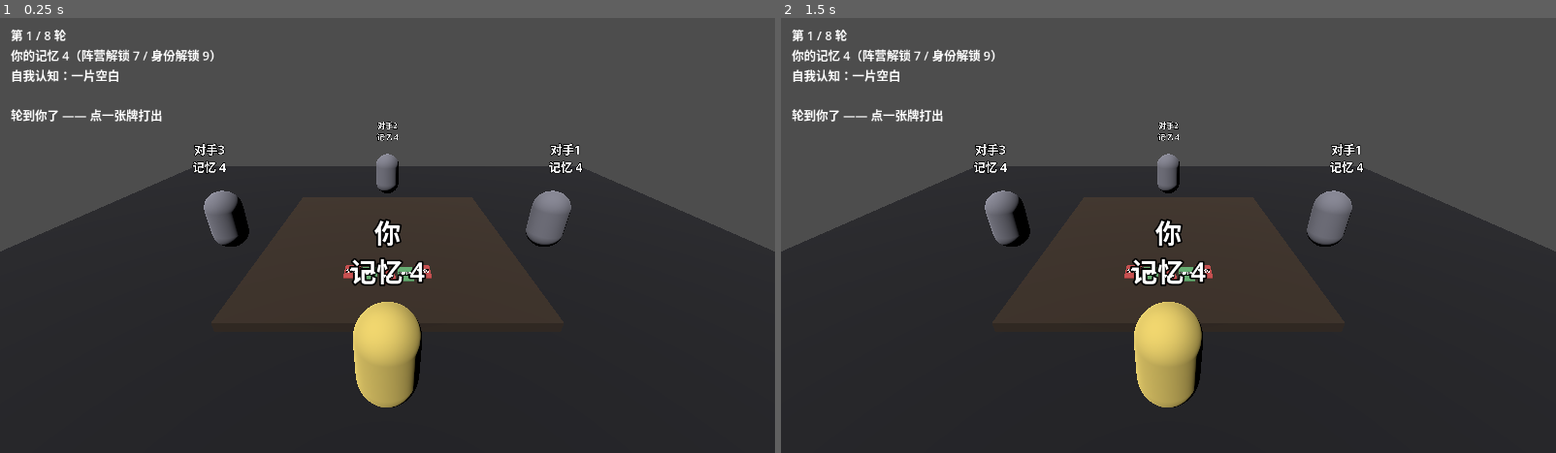
Above: before the commit, frames 1-2 (left to right).
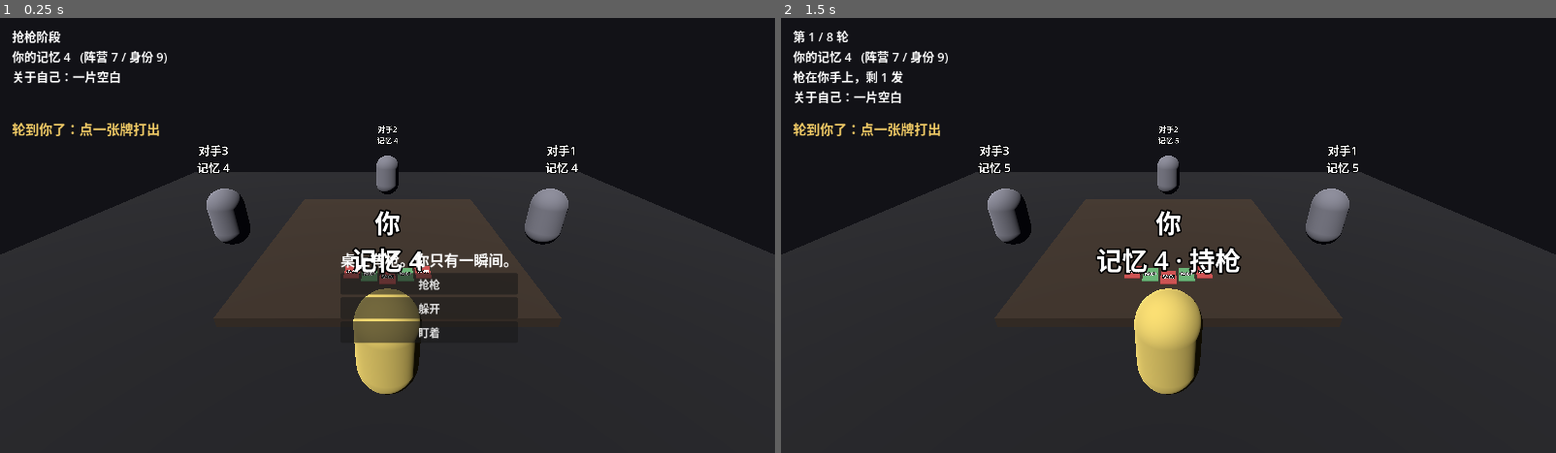
Above: after the commit, the same moments.

Repository: BikiniBottomBall/Missing_Dogs
Game: Godot game, scene res://main.tscn
Two runs of this game, one before a commit and one after it. Both use one fixed random seed, a clock stepped at 60 frames per second and the inputs below.
Inputs (mouse positions are in pixels of both pictures, inside the frame that each line leads up to):
- Up to frame 1 (0.25 s): no input
- Up to frame 2 (1.5 s): click (1207, 283) at 0.5 s, where only the run after the commit has a clickable "抢枪"; tap Enter at 1.25 s; move the mouse to (1339, 213) at 1.27 s; click (1339, 213) at 1.42 s

The runs differ from the first frame. In frame 1, 43% of the frame differs, in the area x 0-100%, y 0-90%; in frame 2, 42%.

Commit message:
牌桌 demo：补上抢枪开场、目标选择、开枪
上一版只能"点一张牌就自动挑目标"，玩起来不像在玩。这一版补齐三样：

- 抢枪阶段：四人同时选 抢 / 躲 / 盯。抢的人里随机一个拿枪，躲的人记忆 +1，
  盯的人能看到持枪者一张手牌（存进 peeked，状态栏显示）。
- 目标选择：点一张需要目标的牌后，可攻击的座位变红，再点人确认；
  再点任意一张牌取消。桌面上也放了把那把枪的占位方块。
- 开枪：持枪人从第 2 轮起可以开枪，一局一发。目标直接出局，记忆涌进开枪者（+3），
  开枪者本轮不能再出牌。右下角按钮，点了之后同样走"点人确认"。

规则层相应改动：新增 Phase（GATHER / PLAY / OVER）、gun_holder、bullets、
GUN_FROM_ROUND = 2（数值门槛按验证结论改成了结构条件）、set_gather / shoot。

验证：
  godot --headless --path game -- --auto
  AUTO_RESULT winner=0 rounds=8 guard=28 gun_holder=1 bullets=0
  （抢枪结算过、枪开过一次、8 轮分出胜负）
交互模式跑了 7 秒无脚本错误，停在等待玩家点按钮上。

注意：这台机器没装 Godot 导出模板，所以打包成 exe 这一步现在做不了。

Diff:
--- a/game/ai.gd
+++ b/game/ai.gd
@@ -5,7 +5,34 @@
 # 以后要换人格、换策略，只改这一个文件。
 
 
-## 返回 {"index": 手牌下标, "target": 目标座位}；-1 表示没有可打的牌
+## 抢枪阶段选什么：0 抢 / 1 躲 / 2 盯
+static func choose_gather(rules: MDRules, seat: int) -> int:
+	var mem: int = rules.players[seat]["memory"]
+	var r := rules.rng.randf()
+	if mem <= 4:
+		return MDRules.Gather.DODGE   # 记忆太薄，先自保
+	if r < 0.60:
+		return MDRules.Gather.GRAB
+	if r < 0.85:
+		return MDRules.Gather.WATCH
+	return MDRules.Gather.DODGE
+
+
+## 拿到枪之后要不要开、打谁。返回 -1 表示不开。
+static func choose_shoot(rules: MDRules) -> int:
+	if not rules.can_shoot():
+		return -1
+	var holder: int = rules.gun_holder
+	var best := rules.highest_memory_opponent(holder)
+	if best < 0:
+		return -1
+	# 只打"快要想起自己是谁"的人，或者拖到中盘还没打过
+	if rules.players[best]["memory"] >= MDRules.FACTION_UNLOCK or rules.round_num >= 5:
+		return best
+	return -1
+
+
+## 出牌：返回 {"index": 手牌下标, "target": 目标座位}
 static func choose(rules: MDRules, seat: int) -> Dictionary:
 	var p: Dictionary = rules.players[seat]
 	var hand: Array = p["hand"]
--- a/game/main.gd
+++ b/game/main.gd
@@ -1,13 +1,18 @@
 extends Node3D
 #
-# 第一版 3D 牌桌原型。
+# 3D 牌桌 demo。
 #
-# 刻意做得很丑：桌子是方块，人是胶囊，牌是薄片 + 3D 文字。
-# 这一版要验证的不是画面，而是 **牌桌循环能不能转起来**：
-#   点一张牌 -> 结算 -> 记忆值变化 -> 轮到别人 -> 一轮结束记忆全体 -1 -> 直到分出胜负
+# 刻意做得很丑：桌子是方块，人是胶囊，牌是薄片 + 3D 文字。要验的不是画面，
+# 是"这个循环好不好玩"：
 #
-# 你自己是座位 0。目标座位目前是自动挑的（杀伤/欺骗/调查打记忆最高的人，
-# 共感给记忆最低的人），因为"点牌再点人"的两段式交互留到下一版。
+#   抢枪（抢/躲/盯）-> 出牌或开枪 -> 记忆值变化 -> 一轮结束全体 -1
+#   -> 记忆到 7 知道自己是好是坏，到 9 知道是谁 -> 分出胜负
+#
+# 操作：
+#   抢枪阶段      点屏幕中间的三个按钮
+#   出牌          点一张牌；需要目标时座位会高亮，再点人
+#   开枪          持枪且第 2 轮起，右下角"开枪"按钮，再点人
+#   取消          再点任意一张牌
 #
 # 无头自检：godot --headless --path game -- --auto
 
@@ -20,20 +25,35 @@
 const PLAYER_SEAT := 0
 
 const CAT_COLORS := [
-	Color(0.35, 0.55, 0.85),  # 调查
-	Color(0.40, 0.70, 0.45),  # 掩护
-	Color(0.75, 0.65, 0.35),  # 追忆
-	Color(0.80, 0.45, 0.65),  # 共感
-	Color(0.80, 0.30, 0.30),  # 杀伤
-	Color(0.55, 0.35, 0.75),  # 欺骗
+	Color(0.35, 0.55, 0.85),
+	Color(0.40, 0.70, 0.45),
+	Color(0.75, 0.65, 0.35),
+	Color(0.80, 0.45, 0.65),
+	Color(0.80, 0.30, 0.30),
+	Color(0.55, 0.35, 0.75),
 ]
+const SEAT_IDLE := Color(0.50, 0.50, 0.55)
+const SEAT_SELF := Color(0.90, 0.80, 0.40)
+const SEAT_TARGET := Color(0.95, 0.35, 0.35)
 
 var rules: MDRules
 var hand_root: Node3D
+var seat_areas: Array = []
+var seat_meshes: Array = []
 var seat_labels: Array = []
 var status_label: Label
+var hint_label: Label
+var gather_box: VBoxContainer
+var shoot_button: Button
+
 var busy := false
 var auto_mode := false
+
+# 目标选择状态
+var selecting := false
+var select_mode := "card"  # "card" | "shoot"
+var select_card := -1
+var select_valid: Array = []
 
 
 func _ready() -> void:
@@ -48,7 +68,7 @@
 	if auto_mode:
 		_run_auto()
 	else:
-		_maybe_ai_turn()
+		_after_state_change()
 
 
 # ---------------------------------------------------------------- 场景搭建
@@ -56,16 +76,23 @@
 func _build_room() -> void:
 	var light := DirectionalLight3D.new()
 	light.rotation_degrees = Vector3(-55, -40, 0)
-	light.light_energy = 1.1
+	light.light_energy = 1.2
 	add_child(light)
 
+	var env := WorldEnvironment.new()
+	var e := Environment.new()
+	e.background_mode = Environment.BG_COLOR
+	e.background_color = Color(0.07, 0.07, 0.09)
+	e.ambient_light_color = Color(0.45, 0.45, 0.5)
+	e.ambient_light_energy = 0.8
+	env.environment = e
+	add_child(env)
+
 	var cam := Camera3D.new()
-	cam.position = Vector3(0, 1.05, 1.85)
-	cam.look_at_from_position(Vector3(0, 1.05, 1.85), Vector3(0, 0.05, 0))
+	cam.look_at_from_position(Vector3(0, 1.02, 1.9), Vector3(0, 0.05, 0))
 	cam.current = true
 	add_child(cam)
 
-	# 地板
 	var floor_mesh := MeshInstance3D.new()
 	var floor_box := BoxMesh.new()
 	floor_box.size = Vector3(8, 0.02, 8)
@@ -74,7 +101,6 @@
 	floor_mesh.material_override = _mat(Color(0.10, 0.10, 0.12))
 	add_child(floor_mesh)
 
-	# 桌子
 	var table := MeshInstance3D.new()
 	var table_box := BoxMesh.new()
 	table_box.size = Vector3(1.7, 0.06, 1.7)
@@ -82,40 +108,103 @@
 	table.material_override = _mat(Color(0.22, 0.17, 0.13))
 	add_child(table)
 
-	# 四个座位 + 记忆值标签
+	# 桌面中央那把枪
+	var gun := MeshInstance3D.new()
+	var gun_box := BoxMesh.new()
+	gun_box.size = Vector3(0.16, 0.03, 0.05)
+	gun.mesh = gun_box
+	gun.position = Vector3(0, 0.05, -0.12)
+	gun.material_override = _mat(Color(0.25, 0.25, 0.28))
+	add_child(gun)
+
 	for s in MDRules.SEATS:
 		var pos := _seat_position(s)
+
+		var area := Area3D.new()
+		area.position = pos + Vector3(0, 0.2, 0)
+		add_child(area)
+
+		var cs := CollisionShape3D.new()
+		var shape := CylinderShape3D.new()
+		shape.radius = 0.26
+		shape.height = 0.7
+		cs.shape = shape
+		area.add_child(cs)
 
 		var body := MeshInstance3D.new()
 		var cap := CapsuleMesh.new()
 		cap.radius = 0.12
 		cap.height = 0.42
 		body.mesh = cap
-		body.position = pos + Vector3(0, 0.18, 0)
-		body.material_override = _mat(Color(0.5, 0.5, 0.55) if s != PLAYER_SEAT else Color(0.9, 0.8, 0.4))
-		add_child(body)
+		body.material_override = _mat(SEAT_SELF if s == PLAYER_SEAT else SEAT_IDLE)
+		area.add_child(body)
+
+		area.input_event.connect(_on_seat_clicked.bind(s))
+		seat_areas.append(area)
+		seat_meshes.append(body)
 
 		var lbl := Label3D.new()
 		lbl.font_size = 48
 		lbl.pixel_size = 0.0016
 		lbl.billboard = BaseMaterial3D.BILLBOARD_ENABLED
 		lbl.position = pos + Vector3(0, 0.62, 0)
-		lbl.text = ""
 		add_child(lbl)
 		seat_labels.append(lbl)
 
 	hand_root = Node3D.new()
-	hand_root.position = Vector3(0, 0.06, 0.52)
+	hand_root.position = Vector3(0, 0.06, 0.55)
 	add_child(hand_root)
 
 
 func _build_ui() -> void:
 	var layer := CanvasLayer.new()
 	add_child(layer)
+
 	status_label = Label.new()
-	status_label.position = Vector2(16, 12)
+	status_label.position = Vector2(18, 14)
 	status_label.add_theme_font_size_override("font_size", 18)
 	layer.add_child(status_label)
+
+	hint_label = Label.new()
+	hint_label.position = Vector2(18, 150)
+	hint_label.add_theme_font_size_override("font_size", 20)
+	hint_label.add_theme_color_override("font_color", Color(0.95, 0.8, 0.4))
+	layer.add_child(hint_label)
+
+	gather_box = VBoxContainer.new()
+	gather_box.anchor_left = 0.5
+	gather_box.anchor_top = 0.5
+	gather_box.anchor_right = 0.5
+	gather_box.anchor_bottom = 0.5
+	gather_box.offset_left = -70
+	gather_box.offset_top = 10
+	gather_box.offset_right = 70
+	gather_box.offset_bottom = 170
+	gather_box.alignment = BoxContainer.ALIGNMENT_CENTER
+	layer.add_child(gather_box)
+
+	var title := Label.new()
+	title.text = "桌上有枪。你只有一瞬间。"
+	title.add_theme_font_size_override("font_size", 22)
+	gather_box.add_child(title)
+	for i in MDRules.GATHER_NAMES.size():
+		var b := Button.new()
+		b.text = MDRules.GATHER_NAMES[i]
+		b.pressed.connect(_on_gather_pressed.bind(i))
+		gather_box.add_child(b)
+
+	shoot_button = Button.new()
+	shoot_button.text = "开枪"
+	shoot_button.anchor_left = 1.0
+	shoot_button.anchor_top = 1.0
+	shoot_button.anchor_right = 1.0
+	shoot_button.anchor_bottom = 1.0
+	shoot_button.offset_left = -110
+	shoot_button.offset_top = -60
+	shoot_button.offset_right = -20
+	shoot_button.offset_bottom = -24
+	shoot_button.pressed.connect(_on_shoot_pressed)
+	layer.add_child(shoot_button)
 
 
 func _mat(c: Color) -> StandardMaterial3D:
@@ -129,16 +218,19 @@
 	return Vector3(sin(a) * SEAT_RADIUS, 0.0, cos(a) * SEAT_RADIUS)
 
 
-# ---------------------------------------------------------------- 渲染刷新
+# ---------------------------------------------------------------- 刷新
 
 func _refresh() -> void:
 	for s in MDRules.SEATS:
 		var p: Dictionary = rules.players[s]
-		var name_text := "你" if s == PLAYER_SEAT else "对手%d" % s
+		var who := "你" if s == PLAYER_SEAT else "对手%d" % s
+		var tags: Array = []
+		if s == rules.gun_holder and rules.bullets > 0:
+			tags.append("持枪")
 		if not p["alive"]:
-			seat_labels[s].text = "%s\n记忆 %d · 出局" % [name_text, maxi(p["memory"], 0)]
-		else:
-			seat_labels[s].text = "%s\n记忆 %d" % [name_text, p["memory"]]
+			tags.append("出局")
+		var suffix := "" if tags.is_empty() else " · " + " ".join(tags)
+		seat_labels[s].text = "%s\n记忆 %d%s" % [who, maxi(p["memory"], 0), suffix]
 
 	for child in hand_root.get_children():
 		child.queue_free()
@@ -151,33 +243,75 @@
 		card.position = Vector3(x, 0.0, -absf(x) * 0.25)
 		hand_root.add_child(card)
 
-	_update_status()
-
-
-func _update_status() -> void:
+	_refresh_seat_colors()
+	_refresh_gather_panel()
+	_refresh_shoot_button()
+	_refresh_status()
+
+
+func _refresh_seat_colors() -> void:
+	for s in MDRules.SEATS:
+		var base: Color = SEAT_SELF if s == PLAYER_SEAT else SEAT_IDLE
+		if not rules.players[s]["alive"]:
+			base = Color(0.22, 0.22, 0.24)
+		elif selecting and s in select_valid:
+			base = SEAT_TARGET
+		(seat_meshes[s].material_override as StandardMaterial3D).albedo_color = base
+
+
+func _refresh_gather_panel() -> void:
+	gather_box.visible = rules.is_gather_pending()
+
+
+func _refresh_shoot_button() -> void:
+	var mine: bool = rules.gun_holder == PLAYER_SEAT
+	shoot_button.visible = mine and rules.bullets > 0 and not rules.is_over() and rules.can_shoot() \
+		and rules.current == PLAYER_SEAT
+
+
+func _refresh_status() -> void:
 	var p: Dictionary = rules.players[PLAYER_SEAT]
-	var lines := []
-	lines.append("第 %d / %d 轮" % [mini(rules.round_num, MDRules.MAX_ROUNDS), MDRules.MAX_ROUNDS])
-	lines.append("你的记忆 %d（阵营解锁 %d / 身份解锁 %d）" % [
-		p["memory"], MDRules.FACTION_UNLOCK, MDRules.IDENTITY_UNLOCK,
+	var lines: Array = []
+
+	if rules.is_gather_pending():
+		lines.append("抢枪阶段")
+	else:
+		lines.append("第 %d / %d 轮" % [mini(rules.round_num, MDRules.MAX_ROUNDS), MDRules.MAX_ROUNDS])
+	lines.append("你的记忆 %d   (阵营 %d / 身份 %d)" % [
+		maxi(p["memory"], 0), MDRules.FACTION_UNLOCK, MDRules.IDENTITY_UNLOCK,
 	])
+
+	if rules.gun_holder >= 0:
+		var who := "你" if rules.gun_holder == PLAYER_SEAT else "对手%d" % rules.gun_holder
+		lines.append("枪在%s手上，剩 %d 发" % [who, rules.bullets])
+
 	var know := rules.self_knowledge(PLAYER_SEAT)
-	if know == 0:
-		lines.append("自我认知：一片空白")
-	elif know == 1:
-		lines.append("自我认知：你隐约知道自己站在哪一边了")
+	match know:
+		0: lines.append("关于自己：一片空白")
+		1: lines.append("关于自己：你隐约知道自己站在哪一边")
+		2: lines.append("关于自己：你想起了自己是谁")
+
+	var peeked: Array = p["peeked"]
+	if not peeked.is_empty():
+		var names: Array = []
+		for c in peeked:
+			names.append(MDRules.CAT_NAMES[c])
+		lines.append("你盯到的一张牌：" + "、".join(names))
+
+	status_label.text = "\n".join(lines)
+
+	if rules.is_over():
+		hint_label.text = "对局结束 —— " + ("好人胜" if rules.winner == 0 else "卧底胜")
+	elif selecting:
+		hint_label.text = "点一个高亮的座位作为目标（再点任意一张牌可取消）"
+	elif rules.current == PLAYER_SEAT and rules.can_shoot():
+		hint_label.text = "轮到你了：出一张牌，或者开枪"
+	elif rules.current == PLAYER_SEAT:
+		hint_label.text = "轮到你了：点一张牌打出"
+	elif not rules.is_gather_pending():
+		hint_label.text = "等待对手…"
 	else:
-		lines.append("自我认知：你想起了自己是谁")
-	if rules.over:
-		lines.append("")
-		lines.append("对局结束：" + ("好人胜" if rules.winner == 0 else "卧底胜"))
-	elif rules.current == PLAYER_SEAT:
-		lines.append("")
-		lines.append("轮到你了 —— 点一张牌打出")
-	else:
-		lines.append("")
-		lines.append("等待对手…")
-	status_label.text = "\n".join(lines)
+		hint_label.text = ""
 
 
 func _make_card(cat: int, index: int) -> Area3D:
@@ -202,7 +336,6 @@
 	lbl.pixel_size = 0.0009
 	lbl.rotation_degrees = Vector3(-90, 0, 0)
 	lbl.position = Vector3(0, 0.006, 0)
-	lbl.modulate = Color(1, 1, 1)
 	area.add_child(lbl)
 
 	area.input_event.connect(_on_card_clicked.bind(index))
@@ -210,84 +343,177 @@
 
 
 # ---------------------------------------------------------------- 交互
+
+func _on_gather_pressed(choice: int) -> void:
+	if not rules.is_gather_pending():
+		return
+	rules.set_gather(PLAYER_SEAT, choice)
+	for s in range(1, MDRules.SEATS):
+		rules.set_gather(s, AI_SCRIPT.choose_gather(rules, s))
+	_refresh()
+	_after_state_change()
+
+
+func _on_shoot_pressed() -> void:
+	if not rules.can_shoot() or rules.gun_holder != PLAYER_SEAT:
+		return
+	_begin_select("shoot")
+
 
 func _on_card_clicked(
 	_camera: Node, event: InputEvent, _pos: Vector3, _normal: Vector3, _shape: int, index: int
 ) -> void:
-	if busy or rules.over:
+	if busy or rules.is_over():
 		return
 	if not (event is InputEventMouseButton and event.pressed and event.button_index == MOUSE_BUTTON_LEFT):
 		return
-	if rules.current != PLAYER_SEAT:
-		return
-	_play_card(PLAYER_SEAT, index)
-
-
-func _auto_target(seat: int, cat: int) -> int:
-	if cat == MDRules.Cat.EMPATHY:
-		return rules.lowest_memory_other(seat)
-	return rules.highest_memory_opponent(seat)
-
-
-func _play_card(seat: int, index: int) -> void:
-	var hand: Array = rules.players[seat]["hand"]
+	if rules.is_gather_pending():
+		return
+
+	# 选择中再点牌 = 取消
+	if selecting:
+		_cancel_select()
+		_refresh()
+		return
+
+	if rules.current != PLAYER_SEAT or not rules.can_act(PLAYER_SEAT):
+		return
+
+	var hand: Array = rules.players[PLAYER_SEAT]["hand"]
 	if index < 0 or index >= hand.size():
 		return
 	var cat: int = hand[index]["cat"]
-	var target := -1
+
 	if rules.card_needs_target(cat):
-		target = _auto_target(seat, cat)
+		_begin_select("card", index)
+		_refresh()
+		return
 
 	busy = true
-	rules.play(seat, index, target)
+	rules.play(PLAYER_SEAT, index, -1)
+	busy = false
 	_refresh()
+	_after_state_change()
+
+
+func _on_seat_clicked(
+	_camera: Node, event: InputEvent, _pos: Vector3, _normal: Vector3, _shape: int, seat: int
+) -> void:
+	if not selecting or busy:
+		return
+	if not (event is InputEventMouseButton and event.pressed and event.button_index == MOUSE_BUTTON_LEFT):
+		return
+	if not (seat in select_valid):
+		return
+
+	var mode := select_mode
+	var card := select_card
+	_cancel_select()
+	busy = true
+
+	if mode == "shoot":
+		rules.shoot(seat)
+	else:
+		rules.play(PLAYER_SEAT, card, seat)
+
 	busy = false
-	_maybe_ai_turn()
-
-
-func _maybe_ai_turn() -> void:
-	if auto_mode:
-		return
-	if rules.over or rules.current == PLAYER_SEAT:
-		return
+	_refresh()
+	_after_state_change()
+
+
+func _begin_select(mode: String, card_index: int = -1) -> void:
+	selecting = true
+	select_mode = mode
+	select_card = card_index
+	select_valid = []
+	for s in rules.alive_seats():
+		if s != PLAYER_SEAT:
+			select_valid.append(s)
+
+
+func _cancel_select() -> void:
+	selecting = false
+	select_mode = "card"
+	select_card = -1
+	select_valid = []
+
+
+# ---------------------------------------------------------------- 回合推进
+
+func _after_state_change() -> void:
+	if auto_mode or rules.is_over():
+		return
+	if rules.is_gather_pending():
+		return
+	if rules.current == PLAYER_SEAT:
+		return
+	_ai_step()
+
+
+func _ai_step() -> void:
 	busy = true
 	await get_tree().create_timer(0.45).timeout
 	busy = false
-	if rules.over:
-		return
+	if rules.is_over() or rules.current == PLAYER_SEAT:
+		return
+
 	var seat: int = rules.current
+
+	# 持枪者先看要不要开枪
+	if rules.can_shoot() and rules.gun_holder == seat:
+		var tgt: int = AI_SCRIPT.choose_shoot(rules)
+		if tgt >= 0:
+			rules.shoot(tgt)
+			_refresh()
+			_after_state_change()
+			return
+
 	var choice: Dictionary = AI_SCRIPT.choose(rules, seat)
-	var ok: bool = false
+	var ok := false
 	if choice["index"] >= 0:
 		ok = rules.play(seat, choice["index"], choice["target"])
 	if not ok:
-		# AI 打不出牌（理论上不该发生）：直接标记它这轮已行动，避免卡死
-		rules.players[seat]["acted"] = true
-		rules._advance()
+		players_mark_acted(seat)
 	_refresh()
-	_maybe_ai_turn()
+	_after_state_change()
+
+
+func players_mark_acted(seat: int) -> void:
+	# 兜底：某座位打不出牌时不要让整局卡死
+	rules.players[seat]["acted"] = true
+	rules._advance()
 
 
 # ---------------------------------------------------------------- 无头自检
 
 func _run_auto() -> void:
+	if rules.is_gather_pending():
+		for s in MDRules.SEATS:
+			rules.set_gather(s, AI_SCRIPT.choose_gather(rules, s))
+
 	var guard := 0
-	while not rules.over and guard < 4000:
+	while not rules.is_over() and guard < 6000:
 		guard += 1
 		var seat: int = rules.current
+		if rules.can_shoot() and rules.gun_holder == seat:
+			var tgt: int = AI_SCRIPT.choose_shoot(rules)
+			if tgt >= 0 and rules.shoot(tgt):
+				continue
 		var choice: Dictionary = AI_SCRIPT.choose(rules, seat)
-		var ok: bool = false
+		var ok := false
 		if choice["index"] >= 0:
 			ok = rules.play(seat, choice["index"], choice["target"])
 		if not ok:
-			rules.players[seat]["acted"] = true
-			rules._advance()
-	print("AUTO_RESULT winner=%d rounds=%d guard=%d" % [rules.winner, rules.round_num, guard])
+			players_mark_acted(seat)
+
+	print("AUTO_RESULT winner=%d rounds=%d guard=%d gun_holder=%d bullets=%d" % [
+		rules.winner, rules.round_num, guard, rules.gun_holder, rules.bullets,
+	])
 	for s in MDRules.SEATS:
 		var p: Dictionary = rules.players[s]
 		print("  seat %d ident=%s memory=%d alive=%s" % [
-			s, MDRules.IDENT_NAMES[p["ident"]], p["memory"], str(p["alive"]),
+			s, MDRules.IDENT_NAMES[p["ident"]], maxi(p["memory"], 0), str(p["alive"]),
 		])
 	_refresh()
 	await get_tree().process_frame
-	get_tree().quit(0 if rules.over else 1)
+	get_tree().quit(0 if rules.is_over() else 1)
--- a/game/rules.gd
+++ b/game/rules.gd
@@ -3,6 +3,11 @@
 #
 # 纯规则层：不引用任何节点、不碰渲染，因此可以无头跑、可以单测。
 # 数值来自 docs/design-validation.md（已经过蒙特卡洛验证的那一版）。
+#
+# 一局的流程：
+#   GATHER  抢枪。四人同时选 抢 / 躲 / 盯，结算出持枪人
+#   PLAY    从持枪人起顺时针，每人出一张牌；持枪人可以用"开枪"代替出牌
+#   OVER    分出胜负
 
 const SEATS := 4
 const MEMORY_START := 4
@@ -11,12 +16,16 @@
 const IDENTITY_UNLOCK := 9
 const MAX_ROUNDS := 8
 const HAND_CAP := 7
+const GUN_FROM_ROUND := 2  # 数值门槛不成立（记忆涨太快），改用结构条件
 
 enum Cat { INVESTIGATE, COVER, REMINISCE, EMPATHY, HARM, DECEIVE }
 enum Ident { HUNTER, WITNESS, RESCUER, MOLE }
+enum Phase { GATHER, PLAY, OVER }
+enum Gather { GRAB, DODGE, WATCH }
 
 const CAT_NAMES := ["调查", "掩护", "追忆", "共感", "杀伤", "欺骗"]
 const IDENT_NAMES := ["追捕者", "目击者", "救援者", "卧底"]
+const GATHER_NAMES := ["抢枪", "躲开", "盯着"]
 
 # 前三位是三个好人子身份，第四位是卧底。列顺序同 Cat。
 const POOLS := [
@@ -25,7 +34,6 @@
 	[12, 16, 38, 18, 8, 10],
 	[12, 12, 15, 6, 28, 22],
 ]
-# 通用牌：与身份无关，不泄露信息
 const UTILITY := [20, 25, 20, 10, 10, 15]
 
 var rng := RandomNumberGenerator.new()
@@ -33,17 +41,26 @@
 var players: Array = []
 var current := 0
 var history: Array = []
-var over := false
+var phase: int = Phase.GATHER
 var winner := -1  # 0 好人胜 / 1 卧底胜 / -1 未结束
+
+var gun_holder := -1
+var bullets := 0
+var gather_choice: Array = []
+var gather_done := 0
 
 
 func setup(seed_value: int) -> void:
 	rng.seed = seed_value
 	players.clear()
 	history.clear()
-	over = false
+	phase = Phase.GATHER
 	winner = -1
-	round_num = 1
+	round_num = 0
+	gun_holder = -1
+	bullets = 0
+	gather_choice = []
+	gather_done = 0
 
 	var idents := [Ident.HUNTER, Ident.WITNESS, Ident.RESCUER, Ident.MOLE]
 	for i in range(idents.size() - 1, 0, -1):
@@ -60,13 +77,16 @@
 			"hand": [],
 			"shield": 0,
 			"acted": false,
+			"peeked": [],
 		})
 
 	for s in SEATS:
 		_draw(s, 3, 0.0)
 		_draw(s, 2, 1.0)
 
-	current = _first_alive()
+	gather_choice.resize(SEATS)
+	for s in SEATS:
+		gather_choice[s] = -1
 
 
 # ---------------------------------------------------------------- 抽牌
@@ -94,14 +114,69 @@
 	return weights.size() - 1
 
 
-# ---------------------------------------------------------------- 回合
+# ---------------------------------------------------------------- 抢枪
+
+func is_gather_pending() -> bool:
+	return phase == Phase.GATHER
+
+
+func set_gather(seat: int, choice: int) -> bool:
+	if phase != Phase.GATHER:
+		return false
+	if seat < 0 or seat >= SEATS or choice < 0 or choice > 2:
+		return false
+	if gather_choice[seat] >= 0:
+		return false
+	gather_choice[seat] = choice
+	gather_done += 1
+	if gather_done >= SEATS:
+		_resolve_gather()
+	return true
+
+
+func _resolve_gather() -> void:
+	var grabbers: Array = []
+	for s in SEATS:
+		if gather_choice[s] == Gather.GRAB:
+			grabbers.append(s)
+
+	# 没人抢也要落到一个人手里：每局必有枪
+	gun_holder = grabbers[rng.randi_range(0, grabbers.size() - 1)] if grabbers.size() > 0 else rng.randi_range(0, SEATS - 1)
+	bullets = 1
+
+	for s in SEATS:
+		match gather_choice[s]:
+			Gather.DODGE:
+				players[s]["memory"] = mini(players[s]["memory"] + 1, MEMORY_CAP)
+			Gather.WATCH:
+				var src: Array = players[gun_holder]["hand"]
+				if src.size() > 0:
+					var i := rng.randi_range(0, src.size() - 1)
+					players[s]["peeked"].append(src[i]["cat"])
+
+	round_num = 1
+	phase = Phase.PLAY
+	for s in SEATS:
+		players[s]["acted"] = false
+	current = gun_holder
+
+
+# ---------------------------------------------------------------- 出牌
 
 func can_act(seat: int) -> bool:
-	return not over and players[seat]["alive"] and not players[seat]["acted"]
+	return phase == Phase.PLAY and players[seat]["alive"] and not players[seat]["acted"]
 
 
 func card_needs_target(cat: int) -> bool:
 	return cat in [Cat.INVESTIGATE, Cat.EMPATHY, Cat.HARM, Cat.DECEIVE]
+
+
+func can_shoot() -> bool:
+	if phase != Phase.PLAY or bullets <= 0 or gun_holder < 0:
+		return false
+	if not players[gun_holder]["alive"]:
+		return false
+	return round_num >= GUN_FROM_ROUND and not players[gun_holder]["acted"]
 
 
 func play(seat: int, hand_index: int, target: int) -> bool:
@@ -121,9 +196,27 @@
 		target = -1
 
 	p["hand"].remove_at(hand_index)
-	history.append({"seat": seat, "round": round_num, "cat": cat})
+	history.append({"seat": seat, "round": round_num, "cat": cat, "kind": "card"})
 	_apply(seat, cat, target)
 	p["acted"] = true
+	_advance()
+	return true
+
+
+func shoot(target: int) -> bool:
+	if not can_shoot():
+		return false
+	if target < 0 or target >= SEATS or target == gun_holder or not players[target]["alive"]:
+		return false
+
+	var me: Dictionary = players[gun_holder]
+	bullets -= 1
+	# 死者的记忆涌入开枪者
+	me["memory"] = mini(me["memory"] + 3, MEMORY_CAP)
+	history.append({"seat": gun_holder, "round": round_num, "cat": -1, "kind": "shoot"})
+	players[target]["alive"] = false
+	players[target]["memory"] = 0
+	me["acted"] = true
 	_advance()
 	return true
 
@@ -173,7 +266,6 @@
 
 
 func _finish_round() -> void:
-	# 失忆会退：每轮结束全体 −1
 	for s in SEATS:
 		var p: Dictionary = players[s]
 		if not p["alive"]:
@@ -229,12 +321,16 @@
 
 func _finish(w: int) -> void:
 	winner = w
-	over = true
+	phase = Phase.OVER
 
 
 # ---------------------------------------------------------------- 查询
 
-## 某个座位解锁了什么程度的自我认知
+func is_over() -> bool:
+	return phase == Phase.OVER
+
+
+## 某个座位解锁了什么程度的自我认知：0 空白 / 1 知道阵营 / 2 知道身份
 func self_knowledge(seat: int) -> int:
 	var m: int = players[seat]["memory"]
 	if m >= IDENTITY_UNLOCK:
Not shown, changed: game/README.md
